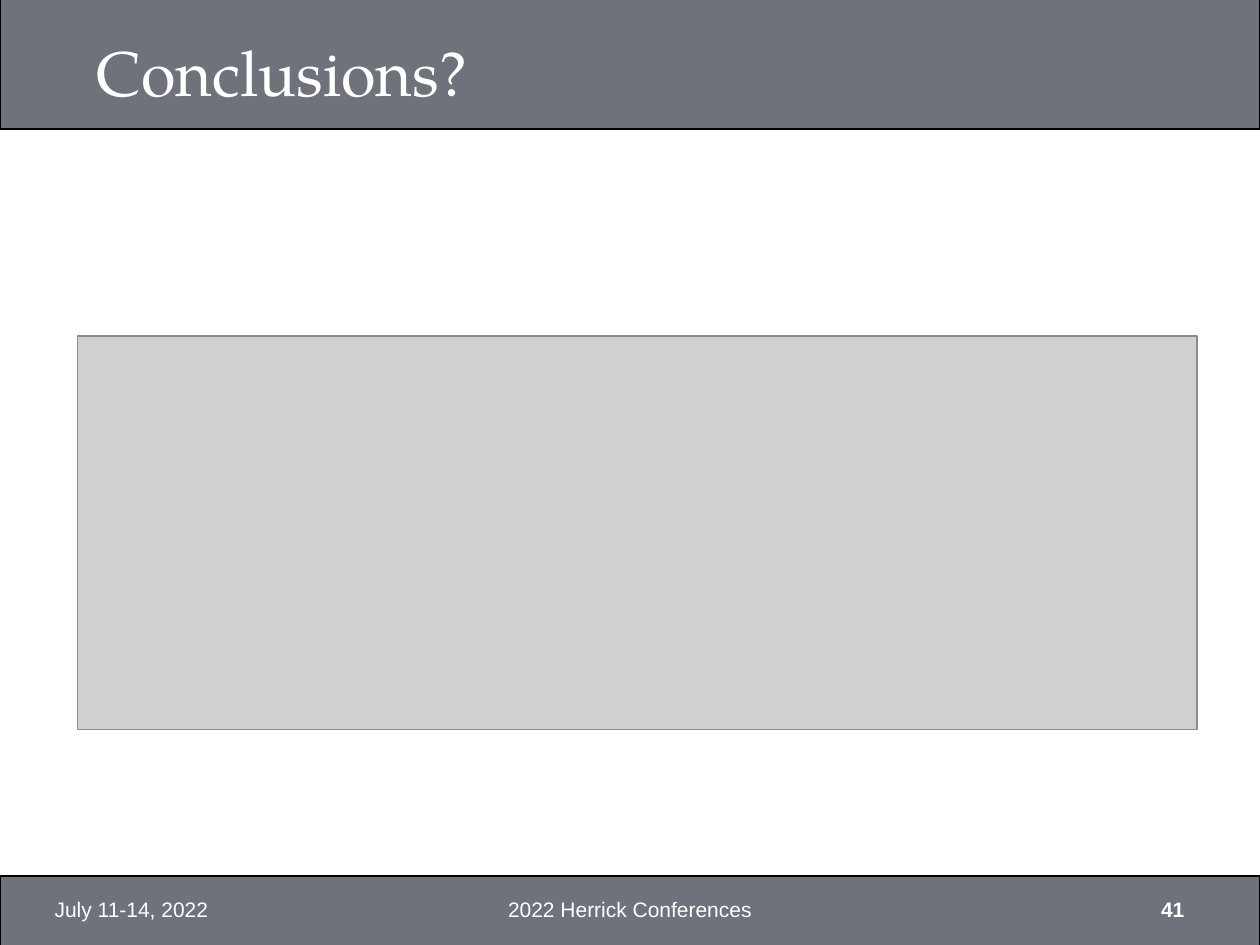
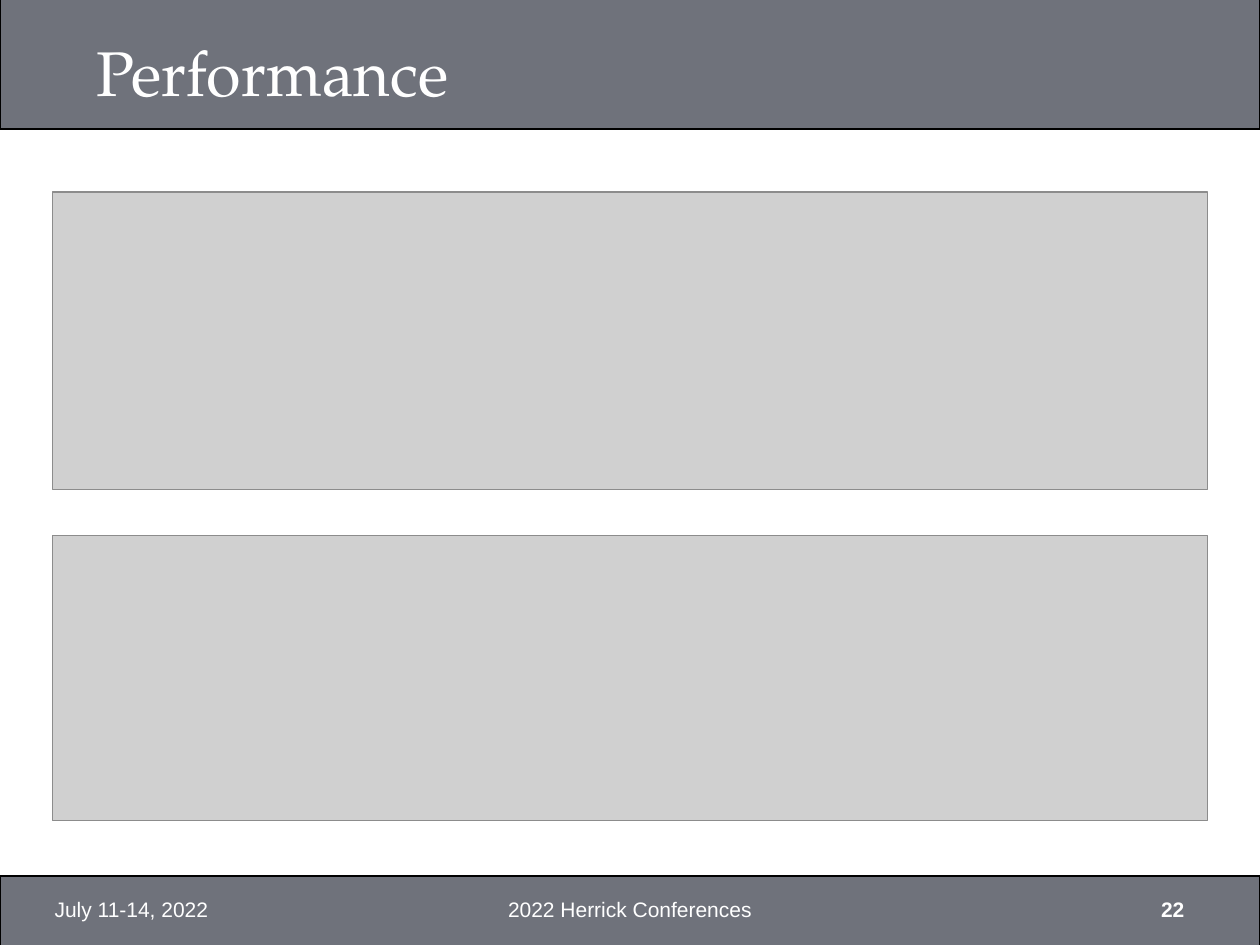
Before and after one commit to xixihaha1995/Hybrid_RC_GGMR, a slide deck: slide 22 of Final/TODO_Recordings.pptx (slide 41 before the commit). Drawn at 1260x945 pixels with LibreOffice and Linux fonts; fonts in the diff are those of the drawing; grey boxes stand for pictures; background and template pictures are left out. Boxes give left, top, right and bottom in pixels: in the first picture for what was removed or moved away, otherwise in the second. Text is boxed around its words. In the diff, an @@ line names an element or a change of style, - is before the commit and + after.

```diff
--- a/Final/TODO_Recordings.pptx
+++ b/Final/TODO_Recordings.pptx
@@ title at bbox=[97, 50, 449, 97]: text changed @@
-Conclusions?
+Performance
@@ picture added at bbox=[53, 192, 1208, 489] @@
@@ picture removed at bbox=[77, 336, 1197, 730] @@
@@ picture added at bbox=[53, 536, 1208, 822] @@
@@ page number at bbox=[1161, 902, 1184, 917]: text changed @@
-41
+22
```
Also in this commit, not shown: 19 other slides changed, 17 slides removed, 2 other files.
